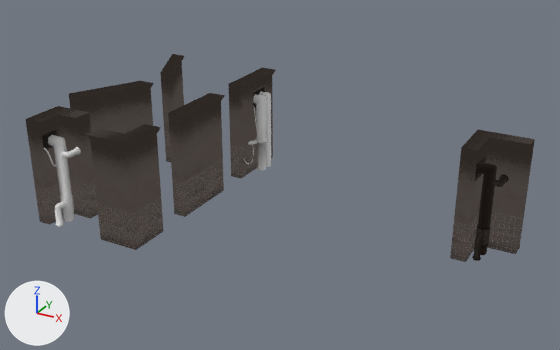
The Blender file EgoFractum/Assets/Models/BlendFiles/modular_map_assets.blend as it was, and as the next commit left it.
One viewpoint serves both versions: a 50 mm camera at (8.6, -36.5, 19.6) aimed at (-10.3, -2.2, 2.4). Arrows for +X, +Y and +Z are at lower left; the lights stay in place. The picture after the commit comes second.

Names of what the first picture shows: 'Cylinder.004', 'Cylinder.005', 'Wall_corner_ outside_simple', 'Wall_corner_inside_pipes', 'Wall_corner_inside_pipes.001', 'Wall_pipes', 'Wall_simple', 'Wall_simple_diag_L', 'Wall_simple_diag_R', 'pipe_left', 'pipe_right', 'pipe_right.001', 'pipe_right.003' and 2 more.
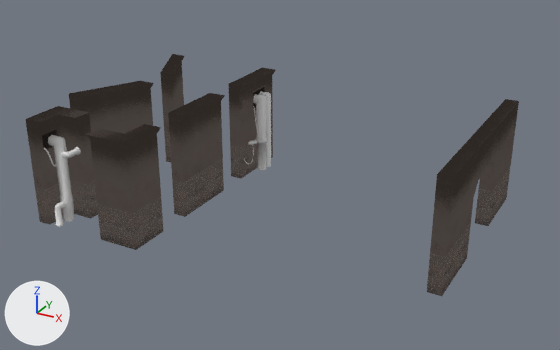
Boxes [x1, y1, x2, y2] around the edits, measured in the pictures (560 x 350 px):
'Wall_simple_long.003', shown: after [427, 99, 519, 296]
'Wall_corner_inside_pipes.001', hidden: before [450, 130, 535, 262]
'pipe_right.003', hidden: before [475, 162, 497, 255]
'Cylinder.004', hidden: before [472, 233, 485, 261]
'Cylinder.005', hidden: before [492, 174, 509, 187]

Patch to the scene script:
```diff
--- a/EgoFractum/Assets/Models/BlendFiles/modular_map_assets.blend.py
+++ b/EgoFractum/Assets/Models/BlendFiles/modular_map_assets.blend.py
@@ ob_wall_corner_inside_pipes_001 @@
 ob_wall_corner_inside_pipes_001.location = (0.0, 0.0, 0.0)
+ob_wall_corner_inside_pipes_001.hide_set(True)
@@ ob_pipe_right_003 @@
 ob_pipe_right_003.location = (0.457, -1.071, 3.178)
+ob_pipe_right_003.hide_set(True)
@@ ob_cylinder_004 @@
 ob_cylinder_004.scale = (1.69, 1.69, 0.848)
+ob_cylinder_004.hide_set(True)
@@ ob_cylinder_005 @@
 ob_cylinder_005.scale = (1.69, 1.69, 0.848)
+ob_cylinder_005.hide_set(True)
@@ ob_wall_simple_long_003 @@
 ob_wall_simple_long_003.location = (0.0, 0.0, 0.0)
-ob_wall_simple_long_003.hide_set(True)
```
